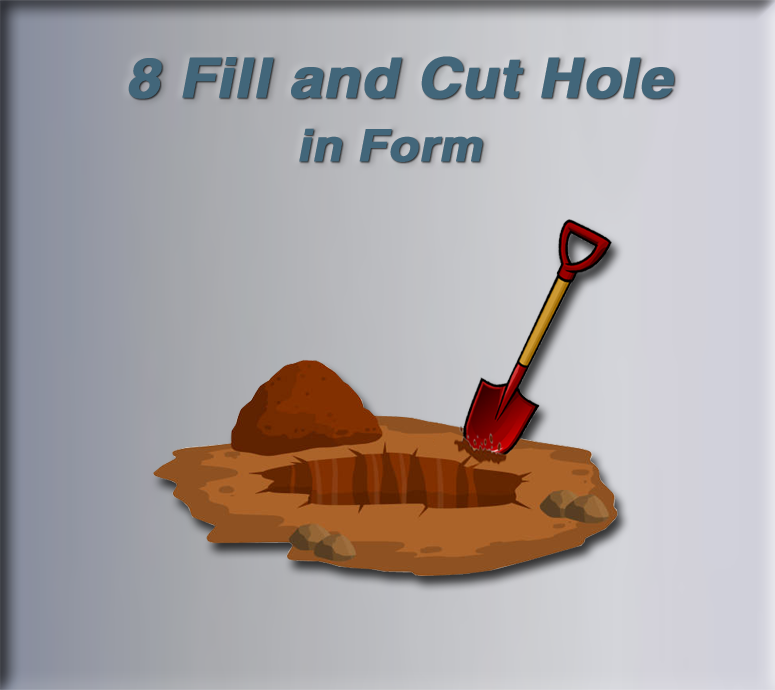
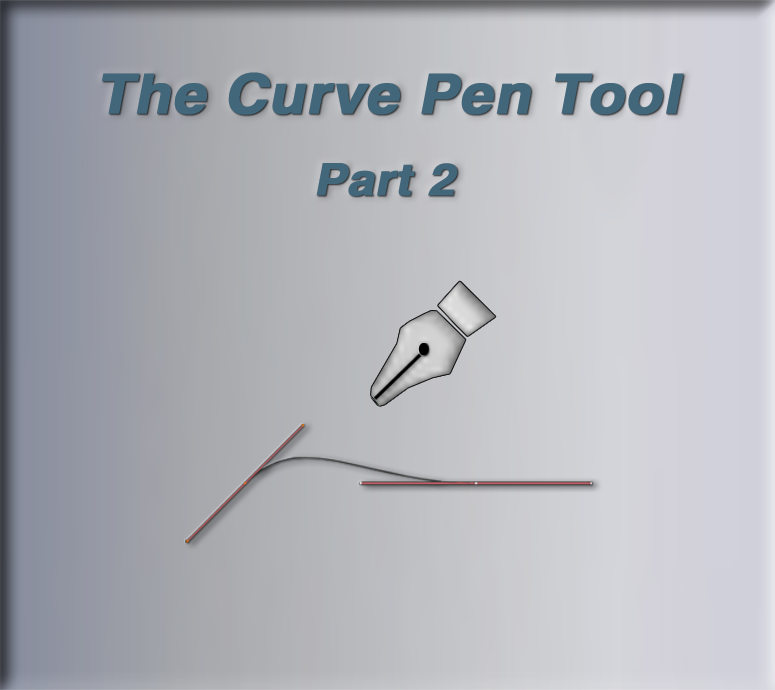
Comparing the layer stacks of the two 775px x 690px images. Changes:
renamed "in Form" to "Part 2", painted on it over [299, 128, 483, 196]
renamed "8 Fill and Cut Hole" to "The Curve Pen Tool", painted on it over [102, 56, 684, 115]
removed layer "Hole-and-Shovel" over [153, 219, 618, 576]
added layer "Layer 0 copy 2" above "Curve-Pen-Tool" over [185, 424, 592, 543]
added layer "Curve-Pen-Tool" above "Silver-Flat-Gradient" over [363, 280, 497, 408]
